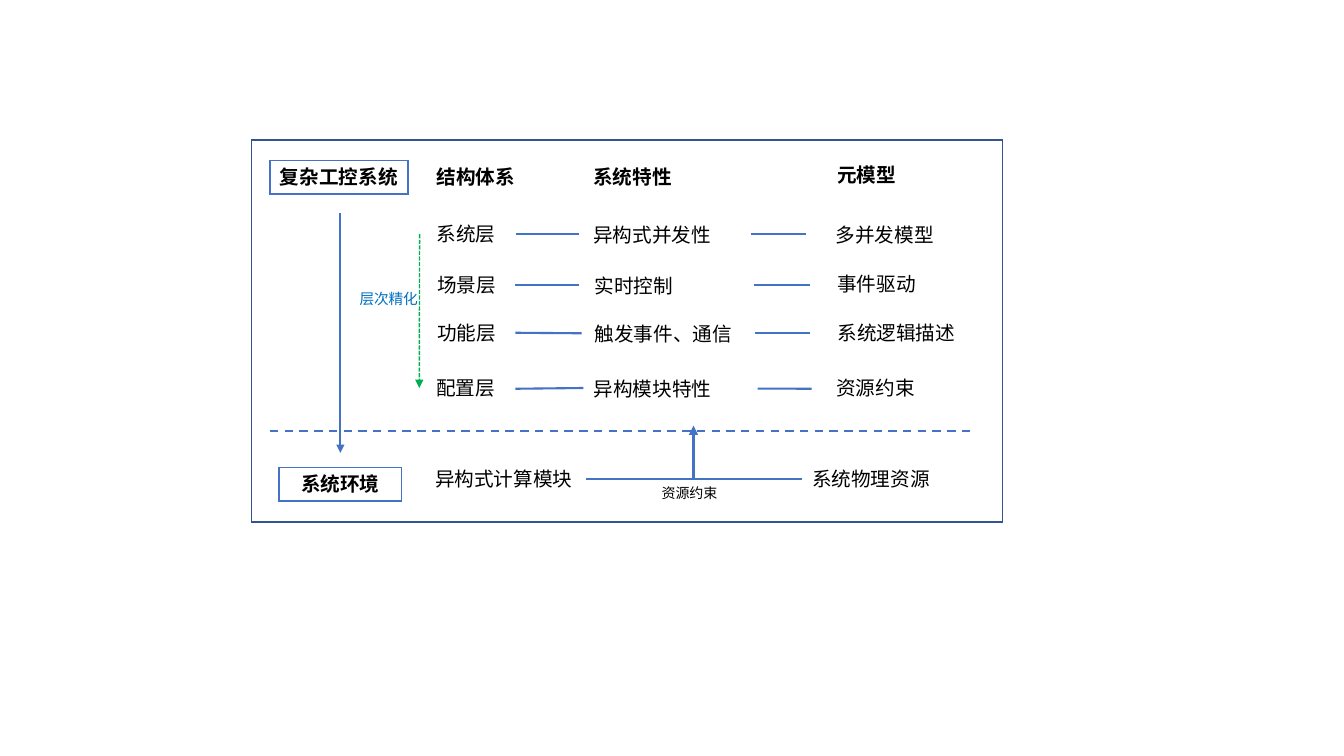
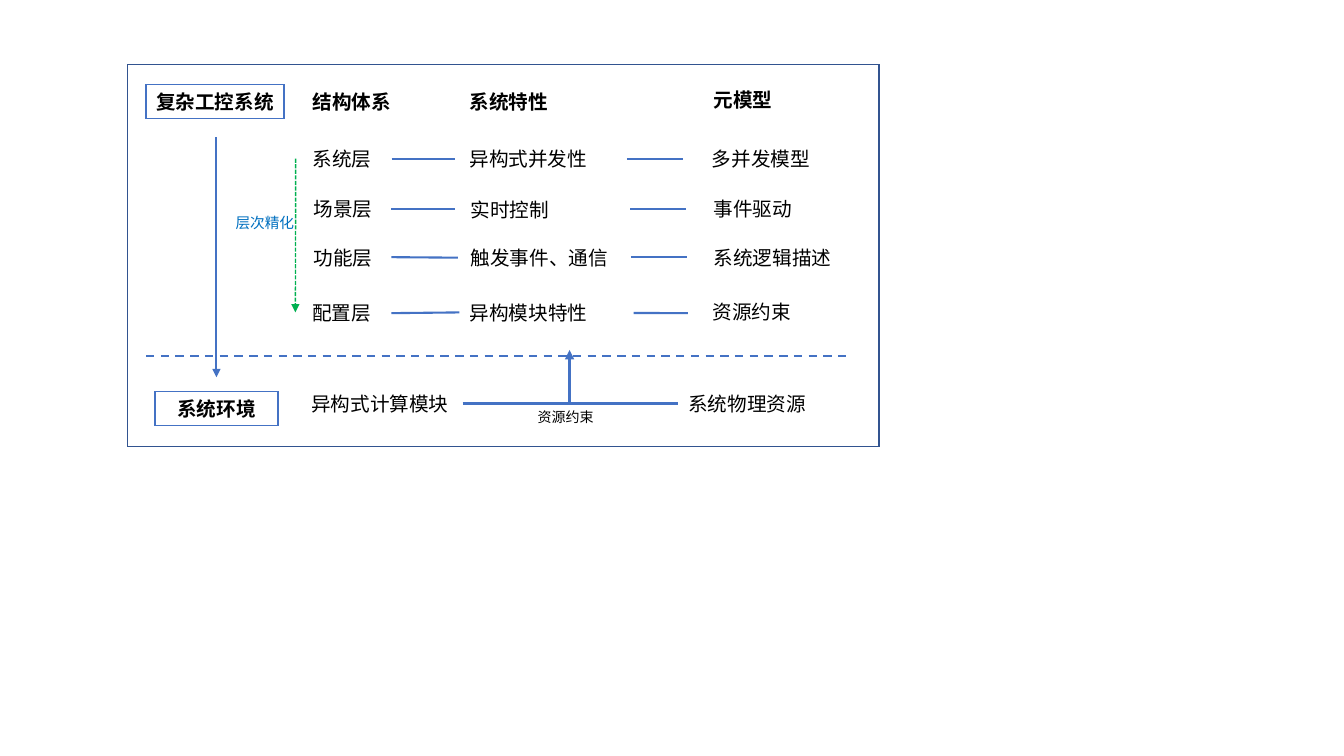
Before and after one commit to moondancefox/IMCL-codegeneration, a slide deck: slide 2 of 代码生成图集.pptx. Drawn at 1344x756 pixels with LibreOffice and Linux fonts; fonts in the diff are those of the drawing. Boxes give left, top, right and bottom in pixels: in the first picture for what was removed or moved away, otherwise in the second. Text is boxed around its words. In the diff, an @@ line names an element or a change of style, - is before the commit and + after.

```diff
--- a/代码生成图集.pptx
+++ b/代码生成图集.pptx
@@ 19 texts, 10 lines, 3 rectangles, 3 arrows: place and size @@
-19 texts, 10 lines, 3 rectangles, 3 arrows at (251,140,1003,522)
+19 texts, 10 lines, 3 rectangles, 3 arrows at (127,65,879,447)
```
Also in this commit, not shown: 2 other slides changed, 2 slides added, 10 other files.
